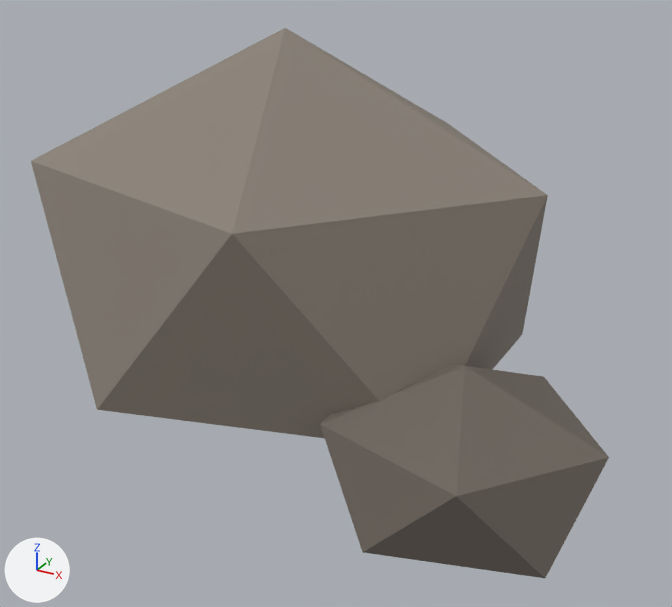
The glTF model public/models/rock_large.glb, before and after one commit.
Before and after are seen from a 50 mm lens placed at (0.311, -0.549, 0.371), pointed at (0.015, -0.011, 0.103). The lights are fixed; the arrows at lower left show +X, +Y and +Z. The picture after the commit comes second. Vertices at exactly the same position are counted once.

The first picture shows 'rock_large'.
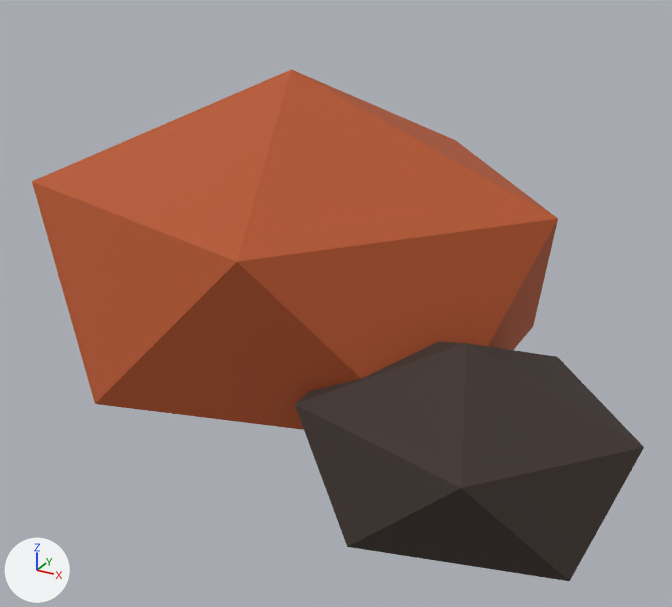
Boxes (x1, y1, x2, y2) around the edits, measured in the pictures (672 x 607 px; the box of a moved part takes in the faces that stretch with it):
'rock_large', recoloured, reshaped (7% shorter)
    before: (31, 28, 609, 578)
    after: (32, 69, 644, 581)
part 1 of me_icosphere_017, moved or reshaped
    before: (31, 28, 609, 578)
    after: (32, 69, 644, 581)
part 2 of me_icosphere_017, recoloured
    before: (31, 28, 548, 438)
    after: (32, 69, 558, 430)
part 3 of me_icosphere_017, recoloured
    before: (320, 365, 609, 578)
    after: (295, 341, 644, 581)

The change in detail:
Material 'basalt' (mat_basalt) is new.
Its base color is (0.0437, 0.0284, 0.0232) (brown #3b2f2a).
Its roughness is 0.82.
Material 'rust' (mat_rust) is new.
Its base color is (0.462, 0.0908, 0.0242) (orange #b5552b).
Its roughness is 0.82.
me_icosphere_017 is used by ob_rock_large; location (0.0, 0.0, 0.0).
me_icosphere_017 had 24 vertices, 40 faces and spanned x -0.218..0.229, y -0.157..0.153, z 0.0..0.29.
me_icosphere_017 now has 24 vertices, 40 faces and spans x -0.232..0.247, y -0.165..0.177, z 0.0..0.26.
me_icosphere_017 part 1: 23 of 24 vertices moved; they spanned x -0.218..0.229, y -0.157..0.153, z 0.0..0.29 and now span x -0.232..0.247, y -0.165..0.177, z 0.0..0.26; mean shift (-0.003, 0.008, -0.001); largest move (-0.03, 0.0, 0.29) -> (-0.035, 0.015, 0.26).
me_icosphere_017 part 2: all 20 faces that had it switch from mat_rock (grey #8a8177) to mat_rust (orange #b5552b).
me_icosphere_017 part 3: all 20 faces that had it switch from mat_rock_dark (dark grey #6e665e) to mat_basalt (brown #3b2f2a).
